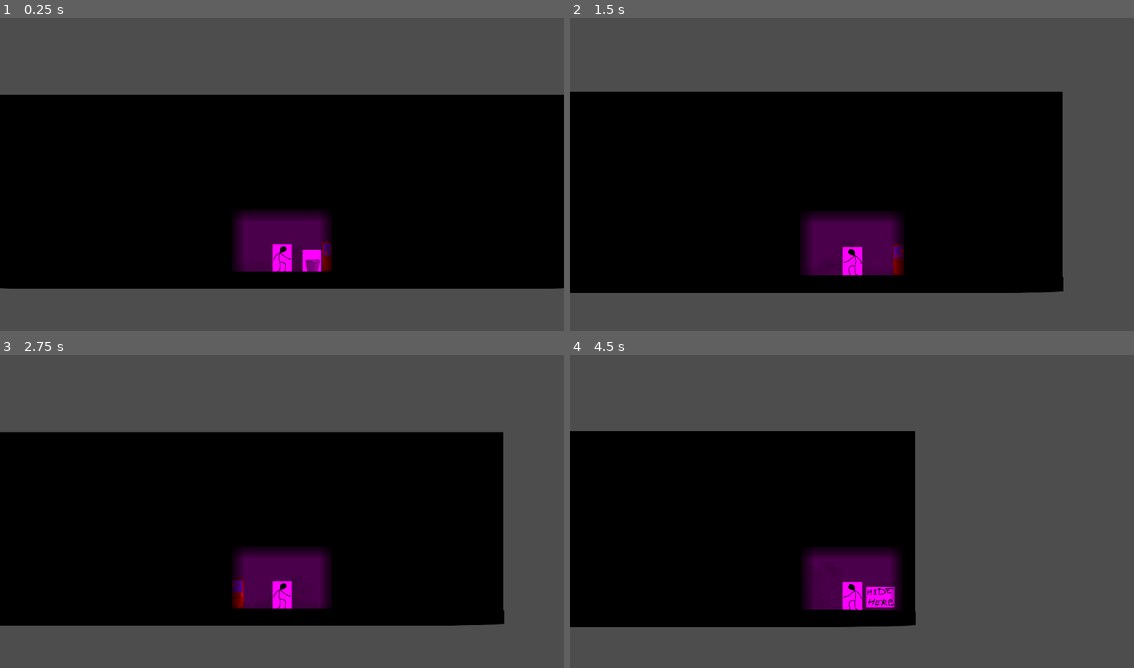
Above: before the commit, frames 1-4 (two rows, left to right).
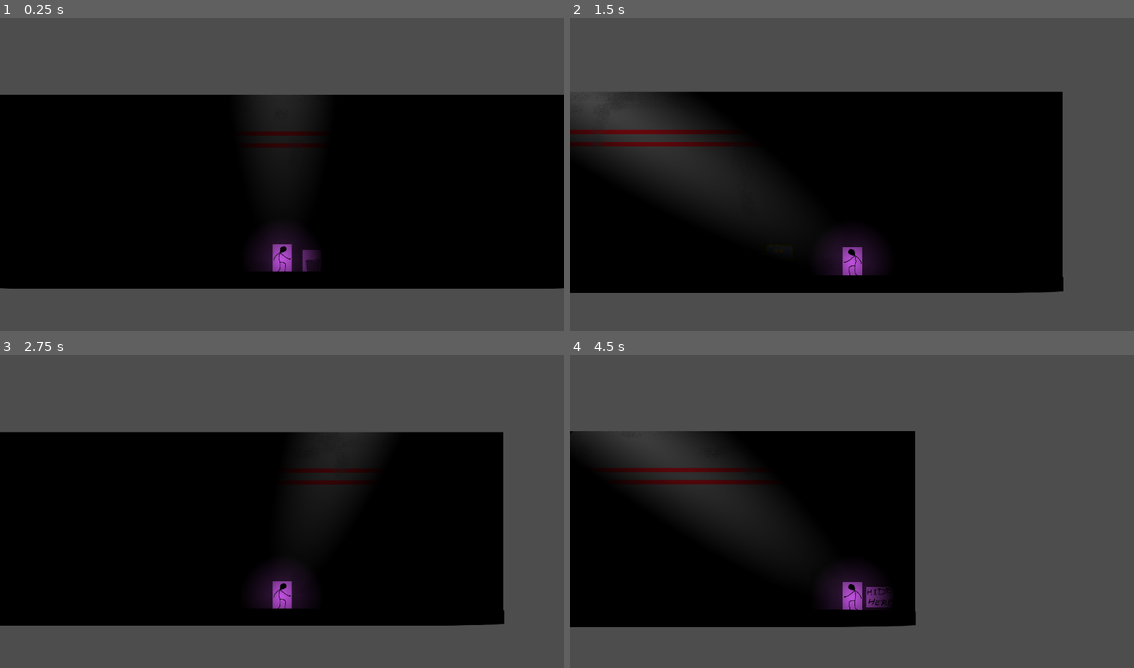
Above: after the commit, the same moments.

Repository: vladraculaIII/Horror
Game: Godot game, scene res://scenes/main_game.tscn
Same seed, same stepped clock (60 frames per second), same inputs: the game is played once before the commit and once after it. The engine's default icon, where the game draws it, is replaced by a stand-in: a white triangle on a blue panel in a dark square.
Inputs (mouse positions are in pixels of both pictures, inside the frame that each line leads up to):
- Up to frame 1 (0.25 s): no input
- Up to frame 2 (1.5 s): tap Enter (ui_accept) at 0.5, 0.77 s; move the mouse to (976, 161) at 0.52 s; hold D (right) from 0.53 s (still down); tap E (interact) at 0.6 s; move the mouse to (739, 193) at 1.27 s; tap Shift (sprint) at 1.35 s
- Up to frame 3 (2.75 s): tap Enter (ui_accept) at 1.52 s; move the mouse to (338, 442) at 2.02 s; release D (right) at 2.03 s; hold A (left) from 2.03 s (still down); tap E (interact) at 2.1 s
- Up to frame 4 (4.5 s): move the mouse to (823, 577) at 2.77 s; release A (left) at 2.78 s; hold D (right) 2.78-4.28 s; tap Shift (sprint) at 2.85, 4.35 s; tap Enter (ui_accept) at 3.02, 3.77 s; move the mouse to (1021, 561) at 3.52 s; tap E (interact) at 3.6 s; move the mouse to (682, 464) at 4.27 s; hold A (left) from 4.28 s (still down)

The runs differ from the first frame. In frame 1, 4.6% of the frame differs, in the area x 41-59%, y 24-82%; in frame 2, 11%, in the area x 0-60%, y 23-83%; in frame 3, 4.9%; in frame 4, 9.0%.

Commit message:
proper flashlight

Diff:
--- a/scenes/main_game.tscn
+++ b/scenes/main_game.tscn
@@ -1,15 +1,16 @@
-[gd_scene load_steps=11 format=3 uid="uid://bqugm2p4bkh67"]
+[gd_scene load_steps=13 format=3 uid="uid://bqugm2p4bkh67"]
 
 [ext_resource type="PackedScene" uid="uid://ba5dtlal1r6q" path="res://scenes/player.tscn" id="1_shg2h"]
-[ext_resource type="PackedScene" path="res://scenes/player_cam.tscn" id="2_4dxdl"]
+[ext_resource type="PackedScene" uid="uid://8t4etv2pqlb1" path="res://scenes/player_cam.tscn" id="2_4dxdl"]
 [ext_resource type="Texture2D" uid="uid://co2ilpi73o2jm" path="res://icon.svg" id="3_q0kx6"]
+[ext_resource type="Texture2D" uid="uid://cwb6k1stjs4dq" path="res://textures/circular_light.webp" id="3_s8k5w"]
 [ext_resource type="Texture2D" uid="uid://gvoebvyvs757" path="res://textures/walltext_test.png" id="4_577yf"]
+[ext_resource type="Texture2D" uid="uid://b8fmpfh5il8vt" path="res://textures/directional_light.webp" id="4_efxl2"]
 [ext_resource type="Texture2D" uid="uid://bxxtiokuckkc1" path="res://textures/objtext_test1.png" id="5_f1hvt"]
+[ext_resource type="Script" path="res://scripts/flashlight.gd" id="5_kcug1"]
 [ext_resource type="Texture2D" uid="uid://dvduj2qmdgltf" path="res://textures/objtext_test2.png" id="6_l3cb1"]
 [ext_resource type="PackedScene" uid="uid://7xj0kx8w6q2o" path="res://scenes/hideable_object.tscn" id="7_bfp0i"]
 [ext_resource type="PackedScene" uid="uid://chfq3ibuytwpq" path="res://scenes/Monster.tscn" id="8_rfvmk"]
-
-[sub_resource type="PlaceholderTexture2D" id="PlaceholderTexture2D_fbokr"]
 
 [sub_resource type="RectangleShape2D" id="RectangleShape2D_why6n"]
 
@@ -24,8 +25,15 @@
 [node name="CameraPivot" parent="Player" instance=ExtResource("2_4dxdl")]
 
 [node name="PointLight2D" type="PointLight2D" parent="Player"]
-texture = SubResource("PlaceholderTexture2D_fbokr")
-texture_scale = 30.0
+color = Color(0.760784, 0.321569, 0.882353, 1)
+texture = ExtResource("3_s8k5w")
+texture_scale = 0.4
+
+[node name="PointLight2D2" type="PointLight2D" parent="Player"]
+scale = Vector2(10, 2)
+texture = ExtResource("4_efxl2")
+texture_scale = 0.3
+script = ExtResource("5_kcug1")
 
 [node name="LevelPlaceholder" type="Node2D" parent="."]
 
@@ -76,4 +84,3 @@
 
 [node name="Monster" parent="." instance=ExtResource("8_rfvmk")]
 position = Vector2(-50, 9.7)
-speed = 125
--- /dev/null
+++ b/scripts/flashlight.gd
@@ -0,0 +1,11 @@
+extends Node2D
+
+
+# Called when the node enters the scene tree for the first time.
+func _ready():
+	pass # Replace with function body.
+
+
+# Called every frame. 'delta' is the elapsed time since the previous frame.
+func _process(delta):
+	look_at(get_global_mouse_position())
--- a/scripts/player.gd
+++ b/scripts/player.gd
@@ -78,7 +78,7 @@
 
 	#Handle turning around.
 	if get_global_mouse_position().x > global_position.x:
-		PlayerSprite.scale.x = 0.178
+		PlayerSprite.scale.x = 0.178 #might want to use a variable to store that number
 	elif get_global_mouse_position().x < global_position.x:
 		PlayerSprite.scale.x = -0.178
 
